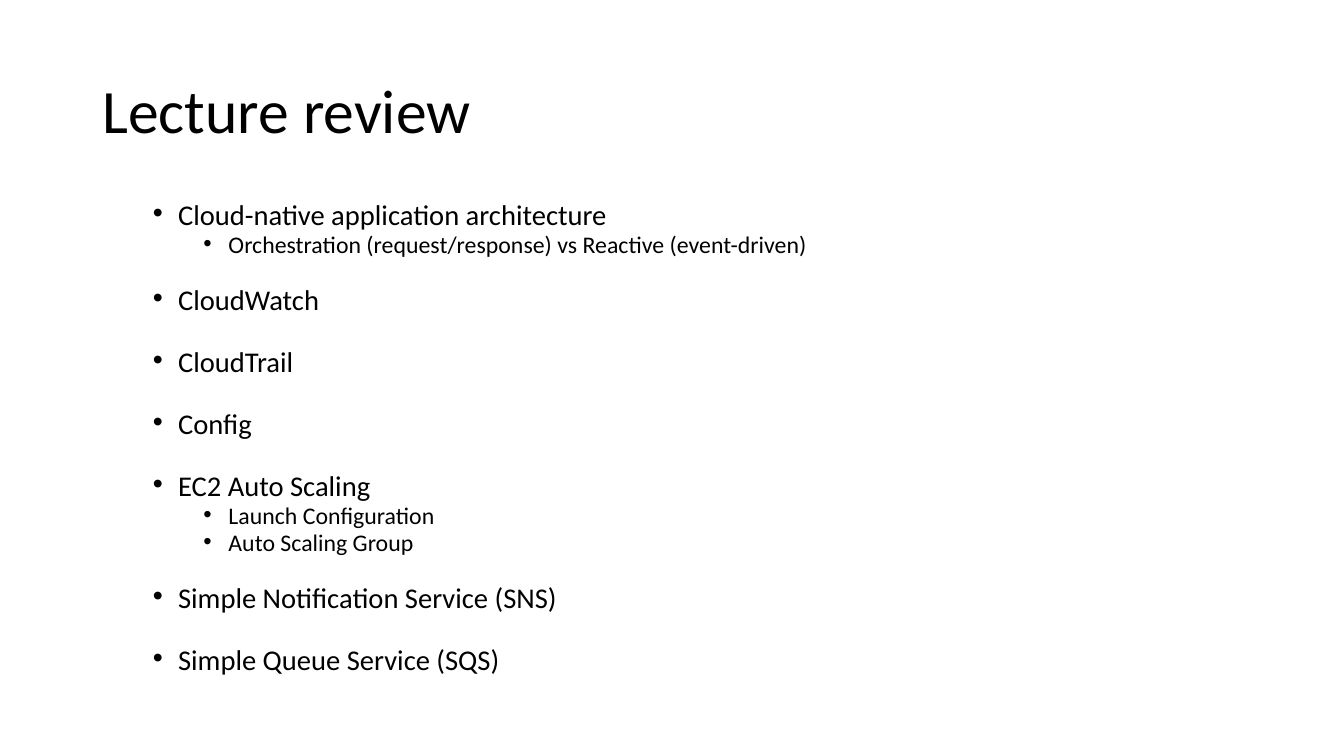
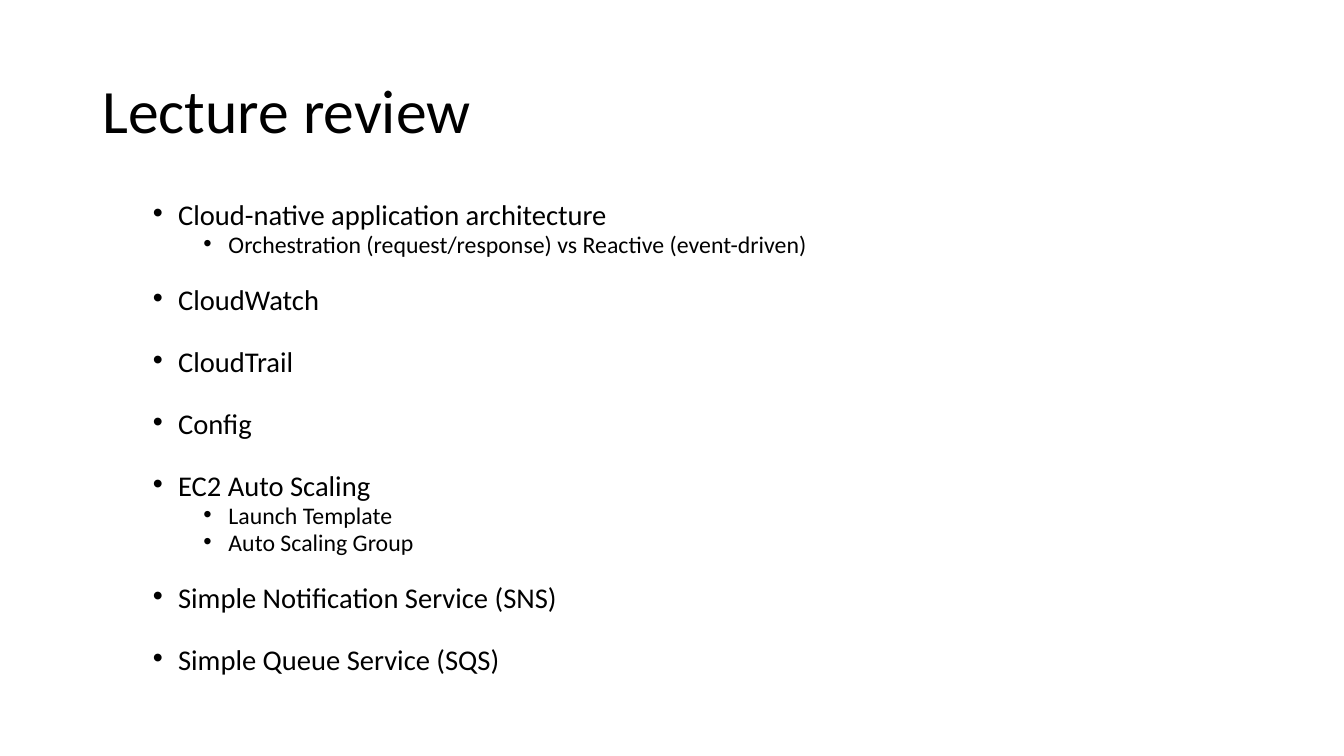
Before and after one commit to jasondbaker/infrastructure-class, a slide deck: slide 3 of review/lecture-review-week-5.pptx. Drawn at 1344x756 pixels with LibreOffice and Linux fonts; fonts in the diff are those of the drawing. Boxes give left, top, right and bottom in pixels: in the first picture for what was removed or moved away, otherwise in the second. Text is boxed around its words. In the diff, an @@ line names an element or a change of style, - is before the commit and + after.

Commit message:
update launch templates

```diff
--- a/review/lecture-review-week-5.pptx
+++ b/review/lecture-review-week-5.pptx
@@ text at <box>228,507,392,528</box>: text changed @@
-    • Launch Configuration
+    • Launch Template
```
Also in this commit, not shown: 2 other files.
